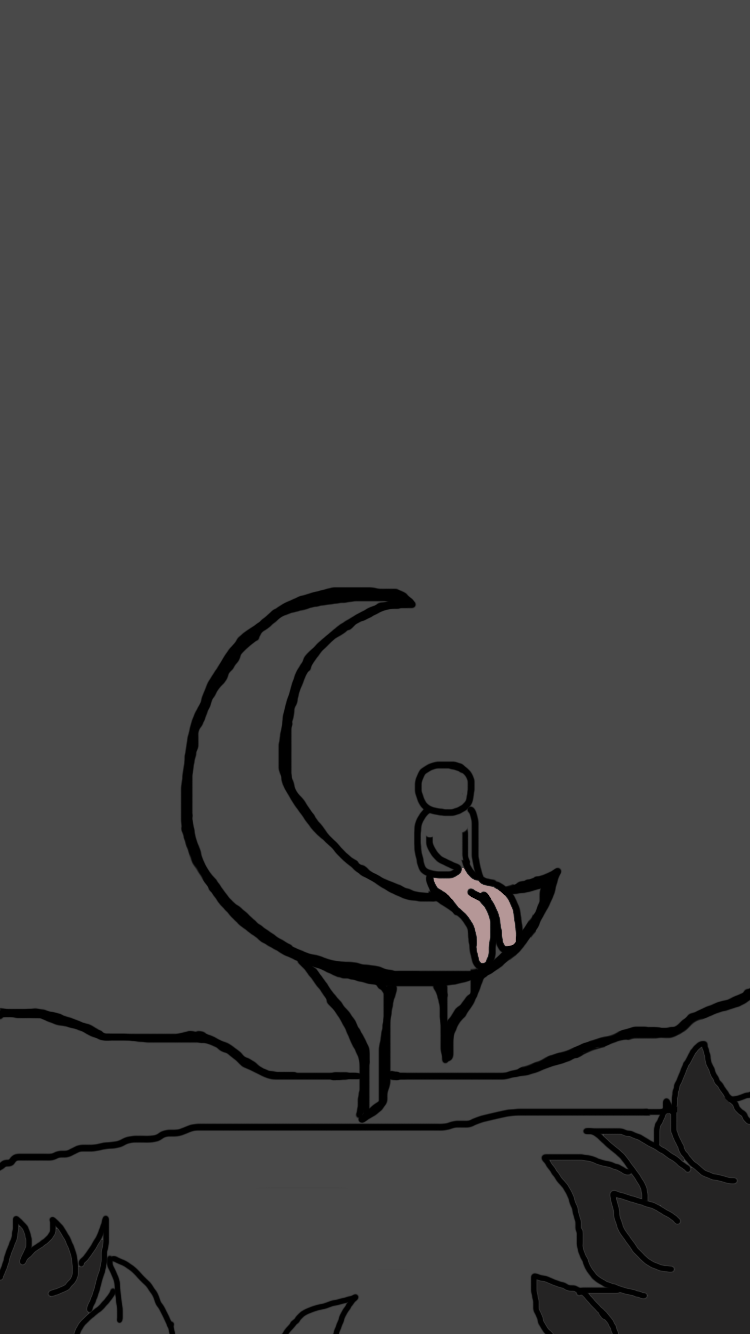
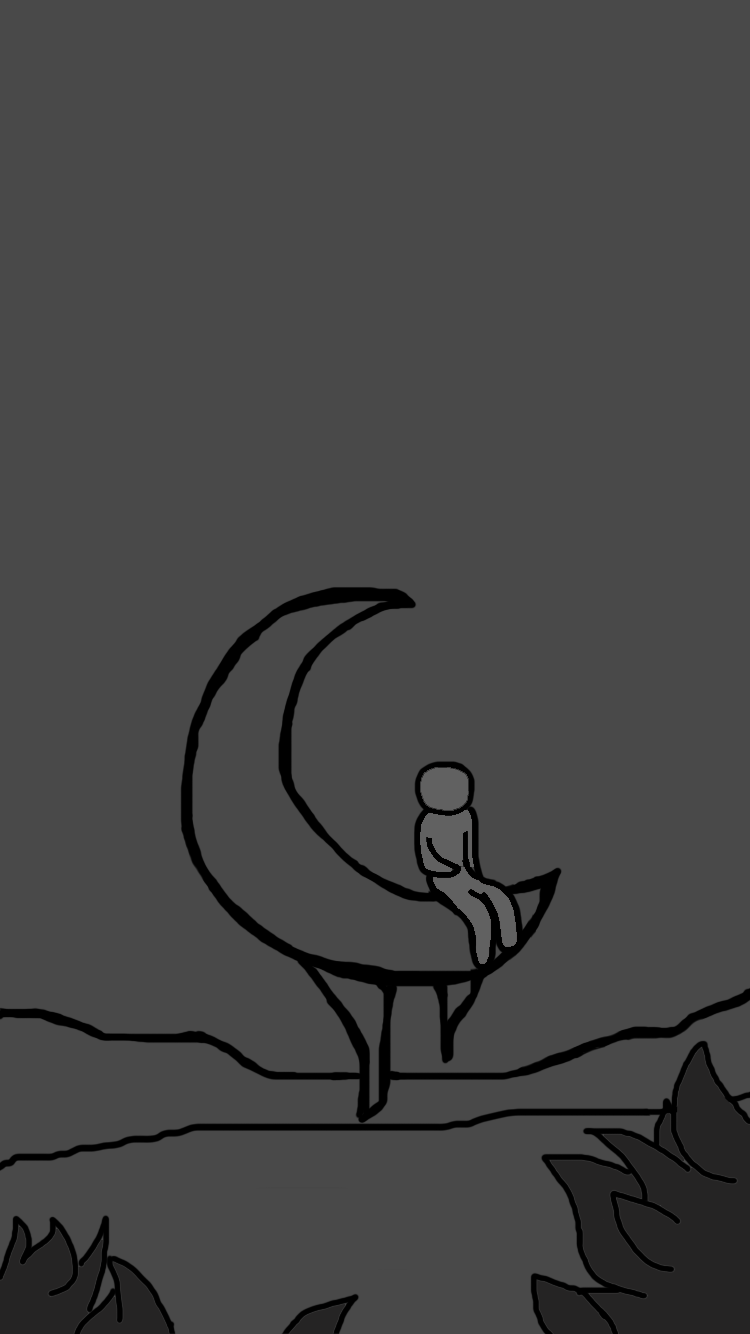
The second 750px x 1334px image is a revision of the first. Changes to its layers:
painted on "图层 2" over [420, 767, 517, 964]
renamed "图层 5" to "图层 6", painted on it over [80, 1262, 345, 1334]
painted on "图层 3" over [167, 1304, 345, 1334]
